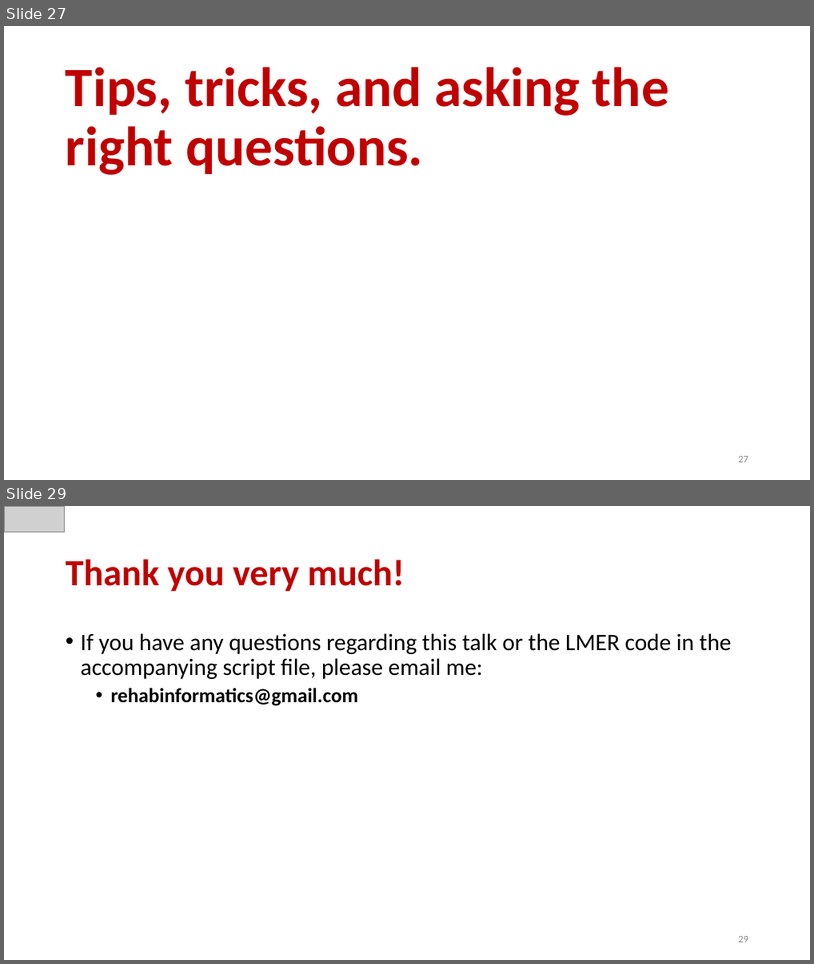
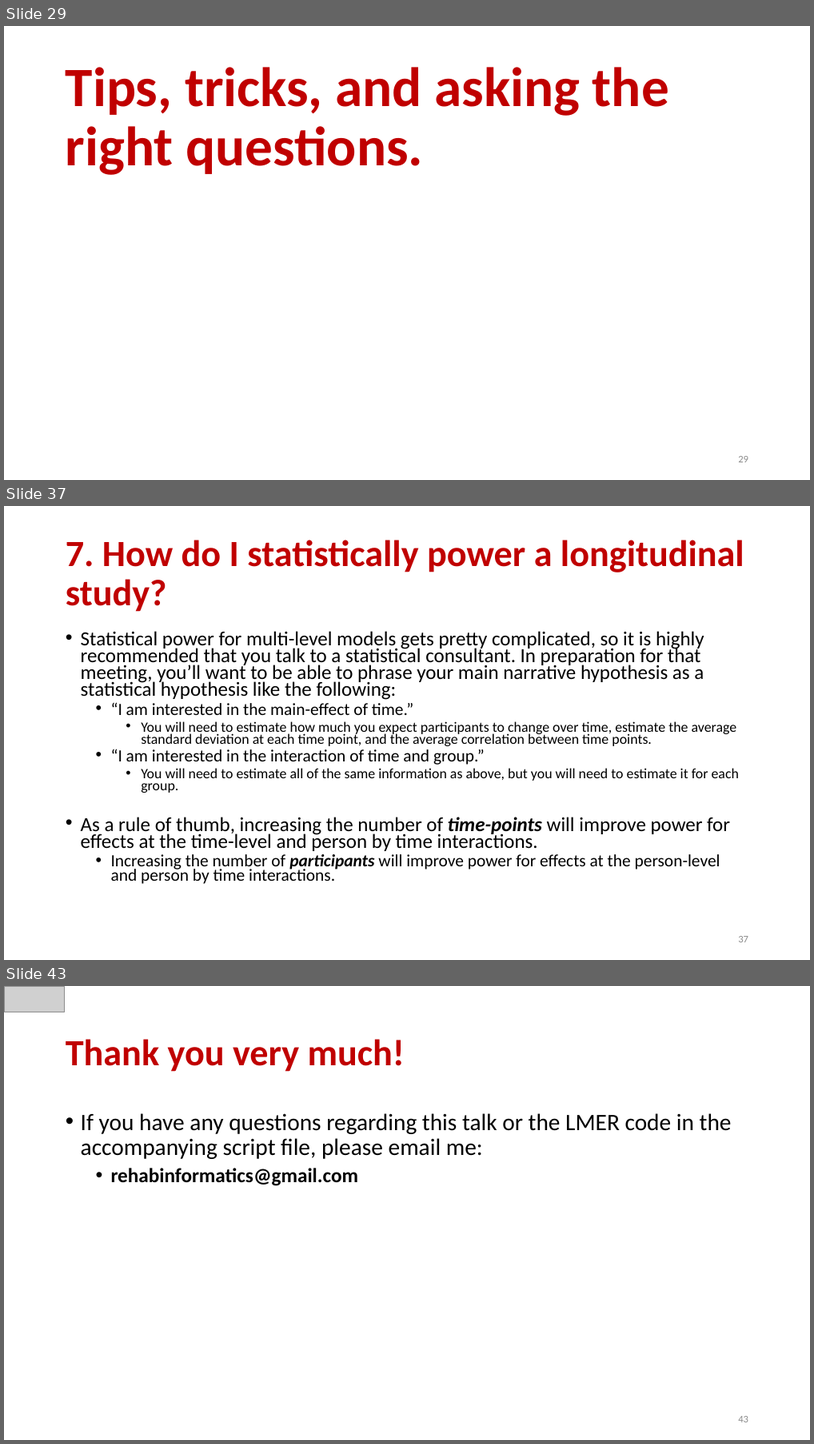
Before and after one commit to keithlohse/LMER_Clinical_Science, a slide deck: lohse ACRM 2017 workshop.pptx. Shown one above the other, each under a label of ours: slides 27 and 29 before the commit, slides 29, 37 and 43 after it; the slides between them are not shown. The pictures are 814x964 and 814x1444 pixels, drawn with LibreOffice and Linux fonts; fonts in the diff are those of the drawing; grey boxes stand for pictures. Boxes give left, top, right and bottom in pixels: in the first picture for what was removed or moved away, otherwise in the second. Text is boxed around its words. In the diff, an @@ line names an element or a change of style, - is before the commit and + after.

```diff
--- a/lohse ACRM 2017 workshop.pptx
+++ b/lohse ACRM 2017 workshop.pptx
@@ slide 37 added at (4,506,810,960), background #FFFFFF @@
@@ title added at (66,540,745,612), 44 pt, text #C00000, bold @@
+7. How do I statistically power a longitudinal study?
@@ text added at (81,631,739,884), 23.8 pt, text #000000 @@
+• Statistical power for multi-level models gets pretty complicated, so it is highly recommended that you talk to a statistical consultant. In preparation for that meeting, you’ll want to be able to phrase your main narrative hypothesis as a statistical hypothesis like the following:
+  • “I am interested in the main-effect of time.”
+    • You will need to estimate how much you expect participants to change over time, estimate the average standard deviation at each time point, and the average correlation between time points.
+  • “I am interested in the interaction of time and group.”
+    • You will need to estimate all of the same information as above, but you will need to estimate it for each group.
+• As a rule of thumb, increasing the number of time-points will improve power for effects at the time-level and person by time interactions.
+  • Increasing the number of participants will improve power for effects at the person-level and person by time interactions.
@@ page number added at (738,936,749,942), 12 pt, text #8C8C8C @@
+37
@@ what was slide 27 is now slide 29 @@
@@ page number at (738,456,749,462): text changed @@
-27
+29
@@ what was slide 29 is now slide 43 @@
@@ page number at (738,1416,749,1422): text changed @@
-29
+43
```
Also in this commit, not shown: 14 other slides added, 1 slide removed, 3 other files.
